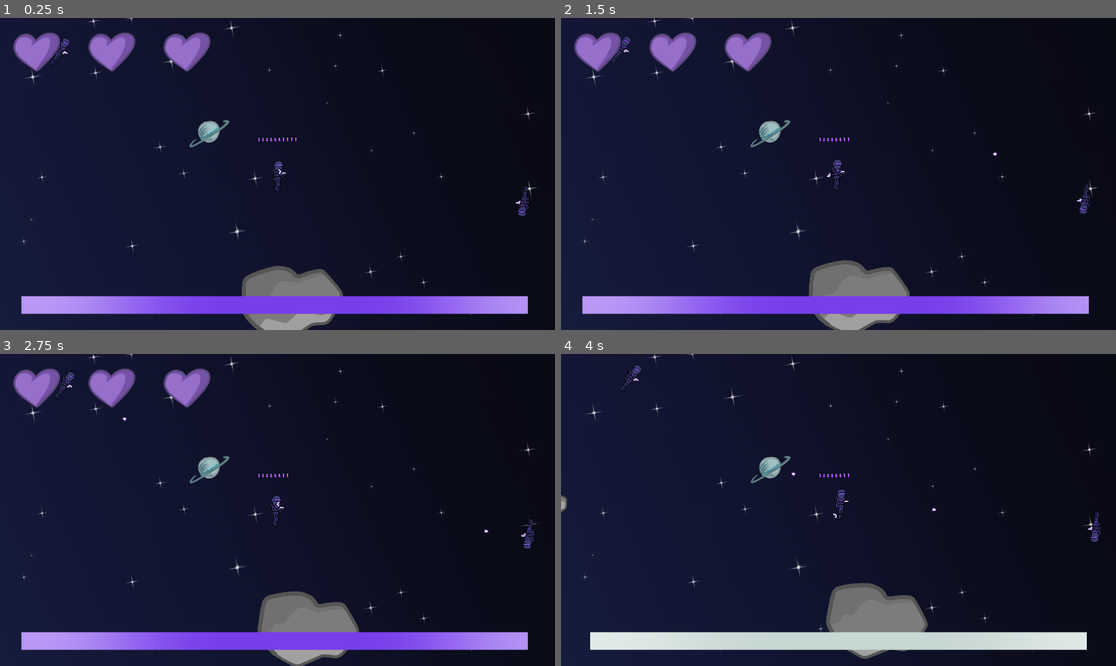
Above: before the commit, frames 1-4 (two rows, left to right).
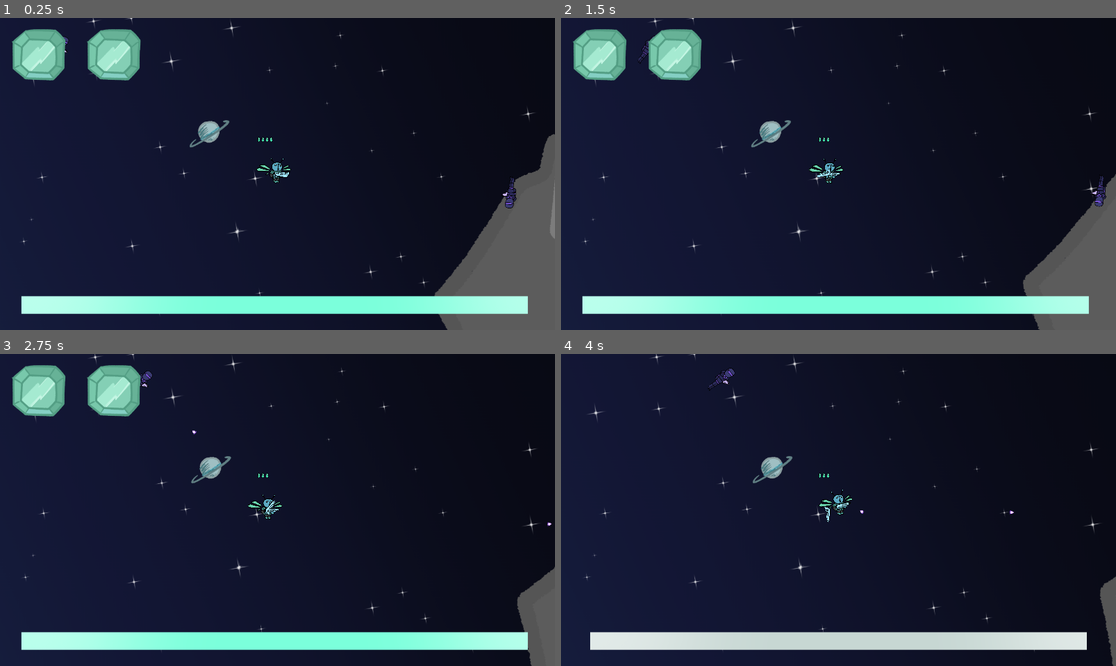
Above: after the commit, the same moments.

Repository: KenanMillet/object-in-motion
Game: Godot game, scene res://Level.tscn
Two runs of this game, one before a commit and one after it. Both use one fixed random seed, a clock stepped at 60 frames per second and the inputs below.
Inputs (mouse positions are in pixels of both pictures, inside the frame that each line leads up to):
- Up to frame 1 (0.25 s): no input
- Up to frame 2 (1.5 s): move the mouse to (960, 158) at 0.52 s; press the mouse at (960, 158) at 0.53 s; move the mouse to (727, 189) at 1.27 s; release the mouse at (727, 189) at 1.28 s; right-click (727, 189) at 1.35 s
- Up to frame 3 (2.75 s): move the mouse to (333, 441) at 2.02 s; tap Middle mouse button (ToggleThrow) at 2.1 s
- Up to frame 4 (4 s): move the mouse to (810, 572) at 2.77 s; click (810, 572) at 2.85 s; move the mouse to (1005, 556) at 3.52 s; hold Right mouse button (Focus) from 3.53 s (still down)

The runs differ from the first frame. In frame 1, 18% of the frame differs, in the area x 2-100%, y 3-100%; in frame 2, 16%; in frame 3, 14%; in frame 4, 4.3%.

Commit message:
Fixed spawning so things do not spawn on top of each other

Diff:
--- a/Asteroid.gd
+++ b/Asteroid.gd
@@ -44,11 +44,13 @@
 var spawnMassScaleFactor: float
 @export_group("")
 
-func setup(direction: Vector2) -> void:
+func setup(direction: Vector2, maxSizeInPixels: float) -> void:
 	spawnDirection = direction.normalized()
 	spawnLinearVelocity = spawnDirection.normalized() * randf_range(linearSpeedMin, linearSpeedMax)
 	spawnAngularVelocity = _calcInitialAngularVelocity(angularSpeedMin, angularSpeedMax, angularSpeedPolarity)
-	spawnScaleFactor = randf_range(scaleFactorMin, scaleFactorMax)
+	var max_scale_factor = minf(scaleFactorMax, maxSizeInPixels/boundingCircle.radius)
+	var min_scale_factor = minf(scaleFactorMin, max_scale_factor)
+	spawnScaleFactor = randf_range(min_scale_factor, max_scale_factor)
 	spawnMassScaleFactor = pow(spawnScaleFactor, 3)
 
 static func minSpawnDist(a: Asteroid, b: Asteroid) -> float:
@@ -67,6 +69,7 @@
 func _ready() -> void:
 	if Engine.is_editor_hint():
 		return
+	collision_layer = CollisionUtil.Layer.walls | CollisionUtil.Layer.spawn_blocking
 	global_rotation = randf_range(0, 2*PI)
 	linear_velocity = spawnLinearVelocity
 	angular_velocity = deg_to_rad(spawnAngularVelocity)
--- a/Bullet.gd
+++ b/Bullet.gd
@@ -13,9 +13,8 @@
 func _ready() -> void:
 	contact_monitor = true
 	max_contacts_reported = 10
-	#collision_layer = 0b0100 # bullets
-	collision_layer = 0b0000 # bullets
-	collision_mask = 0b1111 # guns, bullets, agents, walls
+	collision_layer = CollisionUtil.Layer.bullets
+	collision_mask = CollisionUtil.Layer.objects
 	body_entered.connect(_on_body_entered)
 	if firedFromPlayer == null:
 		await get_tree().create_timer(friendlyFireTimeLimit).timeout
--- /dev/null
+++ b/CollisionUtil.gd
@@ -0,0 +1,22 @@
+class_name CollisionUtil
+
+enum Layer
+{
+	none = 0,
+	walls = 1 << 0,
+	agents = 1 << 1,
+	bullets = 1 << 2,
+	guns = 1 << 3,
+
+	objects = 0xFFFF,
+	spawn_blocking = 1 << 16,
+	spawn_testing = 1 << 17,
+	spawn_tile = 1 << 18
+}
+
+static func testForSpawning(object: CollisionObject2D):
+	var old_collision_layer = object.collision_layer
+	var old_collision_mask = object.collision_mask
+	object.collision_layer = CollisionUtil.Layer.spawn_testing
+	object.collision_mask = CollisionUtil.Layer.spawn_tile
+	return [old_collision_layer, old_collision_mask]
--- a/Gun.gd
+++ b/Gun.gd
@@ -114,8 +114,9 @@
 func _ready() -> void:
 	contact_monitor = true
 	max_contacts_reported = 10
-	collision_layer = 0b1000 # guns
-	collision_mask |= 0b1111 # walls, agents, bullets, guns
+	#collision_layer = CollisionUtil.Layer.guns | CollisionUtil.Layer.spawn_blocking
+	collision_layer = CollisionUtil.Layer.guns
+	collision_mask |= CollisionUtil.Layer.objects
 	if customCenterOfMass != null:
 		center_of_mass_mode = CENTER_OF_MASS_MODE_CUSTOM
 		center_of_mass = customCenterOfMass.position
--- a/InstanceManager.gd
+++ b/InstanceManager.gd
@@ -6,6 +6,10 @@
 @export_group("Spawn Zone Bounds")
 @export var spawnZoneCornerA: Marker2D = null
 @export var spawnZoneCornerB: Marker2D = null
+@export var spawnTile: PackedScene
+@export var spawnTilePadding: Vector2
+@export_range(0, 100, 1, "suffix:Spawn Tiles") var spawnAreaWidth: int = 32
+@export_range(0, 100, 1, "suffix:Spawn Tiles") var spawnAreaHeight: int = 18
 @export_group("")
 
 @export_group("Spawn Table")
@@ -24,7 +28,7 @@
 @export_group("")
 
 @export var players: Array[Player] = []
-@export var playerSpawns: Array[Marker2D] = []
+@export var playerSpawns: Array[SpawnTile] = []
 
 @export var debugAimForSmall: bool = false:
 	get:
@@ -46,6 +50,7 @@
 
 @onready var _spawnZoneTL = _min_bounds(spawnZoneCornerA.global_position, spawnZoneCornerB.global_position)
 @onready var _spawnZoneBR = _max_bounds(spawnZoneCornerA.global_position, spawnZoneCornerB.global_position)
+var _spawnTiles: Array[Array] = []
 var _agentWeightedTable: Array[PackedScene] = []
 var _gunWeightedTable: Array[PackedScene] = []
 var _asteroidWeightedDeck: Array[PackedScene] = []
@@ -89,17 +94,17 @@
 			_gunWeightedTable.pick_random().instantiate()
 		]
 
-func spawnAgent(agent: Agent, pos: Vector2 = _default_spawn_pos(), gun: Gun = null, targetPlayer: Player = players.pick_random()) -> void:
-	agent.global_position = pos
+func spawnAgent(agent: Agent, spawn_tile: SpawnTile, gun: Gun, targetPlayer: Player = players.pick_random()) -> void:
+	spawn_tile.spawn(agent)
 	targetPlayer.control_target_changed.connect(agent._on_player_control_target_changed)
 	agent.add_collision_exception_with(levelBounds)
 	add_child(agent)
 	if gun != null:
-		spawnGun(gun)
+		spawnGun(gun, spawn_tile)
 	agent.holdGun(gun, self)
 
-func spawnGun(gun: Gun, pos: Vector2 = _default_spawn_pos()) -> void:
-	gun.global_position = pos
+func spawnGun(gun: Gun, spawn_tile: SpawnTile) -> void:
+	spawn_tile.spawn(gun)
 	gun.add_collision_exception_with(levelBounds)
 	if !gun.bullet_fired.is_connected(_fire_bullet):
 		gun.bullet_fired.connect(_fire_bullet)
@@ -113,10 +118,10 @@
 	bullet.add_collision_exception_with(levelBounds)
 	add_child(bullet)
 
-func _spawn_player(player: Player, position: Vector2) -> void:
+func _spawn_player(player: Player, spawn_tile: SpawnTile) -> void:
 	var newAgent = player.startingAgent.instantiate()
 	var newGun = player.startingGun.instantiate()
-	spawnAgent(newAgent, position, newGun, player)
+	spawnAgent(newAgent, spawn_tile, newGun, player)
 	player.controlAgent(newAgent, newGun)
 
 func _makeAsteroidWave(direction: Vector2) -> Array[Array]:
@@ -132,7 +137,9 @@
 			row[ast_idx] = _asteroidWeightedDeck[wt_idx].instantiate()
 			wt_idx = (wt_idx + 1) % _asteroidWeightedDeck.size()
 			var asteroid: Asteroid = row[ast_idx]
-			asteroid.setup(direction if asterAngleVariance == 0 else direction.rotated(randf_range(-asterAngleVariance, asterAngleVariance)))
+			asteroid.setup(
+				direction if asterAngleVariance == 0 else direction.rotated(randf_range(-asterAngleVariance, asterAngleVariance)),
+				minf(_spawnTiles[0][0].size.x, _spawnTiles[0][0].size.y))
 			asteroid.add_collision_exception_with(levelBounds)
 		wave[row_idx] = row
 	return wave
@@ -183,27 +190,60 @@
 			wi += 1
 	return weighted
 
+func _setupSpawnTiles() -> void:
+	_spawnTiles.resize(spawnAreaHeight)
+	var spawn_tile_size: Vector2
+	for h in spawnAreaHeight:
+		var spawn_tile_row: Array[SpawnTile]
+		spawn_tile_row.resize(spawnAreaWidth)
+		for w in spawnAreaWidth:
+			var spawn_tile: SpawnTile = spawnTile.instantiate()
+			spawn_tile_size = spawn_tile.size
+			spawn_tile_row[w] = spawn_tile
+		_spawnTiles[h] = spawn_tile_row
+
+	var spawn_area_size = (spawn_tile_size * Vector2(spawnAreaWidth, spawnAreaHeight)) + (spawnTilePadding * Vector2(spawnAreaWidth-1, spawnAreaHeight-1))
+	for h in spawnAreaHeight:
+		for w in spawnAreaWidth:
+			var spawn_tile: SpawnTile = _spawnTiles[h][w]
+			spawn_tile.global_position = ((spawn_tile_size + spawnTilePadding) * Vector2(w, h)) - spawn_area_size/2
+			add_child(spawn_tile)
+
+func _findTilesToSpawnObject(bounding_box: Rect2 = Rect2(0, 0, 0, 0)) -> Array[SpawnTile]:
+	if bounding_box.size < _spawnTiles[0][0].size:
+		return _spawnTiles.reduce(func(a, b): return a + b).filter(func(spawn_tile: SpawnTile): return spawn_tile.can_spawn)
+	return []
+
 func _ready() -> void:
+	_setupSpawnTiles()
+
 	_agentWeightedTable = _makeWeightedTable(agentTable, agentWeights)
 	_gunWeightedTable = _makeWeightedTable(gunTable, agentWeights if forceGunMatchesAgent else gunWeights)
 	_asteroidWeightedDeck = _makeWeightedTable(asteroidTable, asteroidWeights)
 
 	var is_asteroid_covering_agent = func(asteroid: Asteroid, agent: Agent) -> bool:
 		return asteroid.global_position.distance_to(agent.global_position) < asteroid.boundingCircle.radius * asteroid.spawnScaleFactor
+
+	var tiles: Array[SpawnTile] = _findTilesToSpawnObject()
+	tiles.shuffle()
 
 	var aster_wave: Array[Asteroid] = spawnAsteroidWave(Vector2.RIGHT.rotated(randf_range(0, 2*PI)), 0)
 	var aster_mid_point: Vector2 = (aster_wave[0].global_position + aster_wave[-1].global_position)/2
 	for asteroid: Asteroid in aster_wave:
 		asteroid.global_position -= aster_mid_point
 
+	for i in min(tiles.size(), aster_wave.size()):
+		tiles[i].spawn(aster_wave[i])
+
 	var asteroids_covering_agents = {}
 
-	for i in enemiesToSpawn:
+	for i in min(max(tiles.size()-aster_wave.size(), 0), enemiesToSpawn):
 		var agent_and_gun = _randomAgentAndGun()
-		spawnAgent(agent_and_gun[0], _randomSpawnLocation(), agent_and_gun[1])
+		spawnAgent(agent_and_gun[0], tiles[i], agent_and_gun[1])
 		for asteroid: Asteroid in aster_wave:
 			if is_asteroid_covering_agent.call(asteroid, agent_and_gun[0]):
 				asteroids_covering_agents[asteroid] = asteroid
+
 
 	assert(playerSpawns.size() >= players.size(), "There must be at least as many possible player spawns as there are players!")
 	for player in players:
@@ -211,7 +251,7 @@
 	playerSpawns.shuffle()
 	for i in players.size():
 		var player: Player = players[i]
-		_spawn_player(player, playerSpawns[i].global_position)
+		_spawn_player(player, playerSpawns[i])
 		for asteroid: Asteroid in aster_wave:
 			if is_asteroid_covering_agent.call(asteroid, player.agent):
 				asteroids_covering_agents[asteroid] = asteroid
--- a/Level.tscn
+++ b/Level.tscn
@@ -1,10 +1,11 @@
-[gd_scene load_steps=15 format=3 uid="uid://cbn4yp7nnbr40"]
+[gd_scene load_steps=17 format=3 uid="uid://cbn4yp7nnbr40"]
 
 [ext_resource type="Script" path="res://DebugCanvas.gd" id="1_anh4p"]
 [ext_resource type="Script" path="res://InstanceManager.gd" id="1_fo1qu"]
 [ext_resource type="PackedScene" uid="uid://eli52larnpyd" path="res://Player.tscn" id="2_48rs6"]
 [ext_resource type="PackedScene" uid="uid://b07rv0ofpm43a" path="res://Background_1.tscn" id="3_2nl6q"]
 [ext_resource type="PackedScene" uid="uid://rl71eoe3h2qx" path="res://AgentStarting.tscn" id="3_yqvf8"]
+[ext_resource type="PackedScene" uid="uid://dl0487ci1hje0" path="res://SpawnTile.tscn" id="4_2dvr4"]
 [ext_resource type="PackedScene" uid="uid://bcxr0fypsonrd" path="res://AgentMedium.tscn" id="4_3dgf3"]
 [ext_resource type="PackedScene" uid="uid://dxlvnghp7s5iy" path="res://GunPistol.tscn" id="4_o8hum"]
 [ext_resource type="PackedScene" uid="uid://dps1u886grvy8" path="res://AgentSmall.tscn" id="5_j57wm"]
@@ -13,6 +14,7 @@
 [ext_resource type="PackedScene" uid="uid://djlohye7cxcoe" path="res://Asteroid_1.tscn" id="10_5atcg"]
 [ext_resource type="PackedScene" uid="uid://duqrik1wx1bko" path="res://Asteroid_2.tscn" id="11_ttuxb"]
 [ext_resource type="PackedScene" uid="uid://dvvrl5sami12e" path="res://Asteroid_3.tscn" id="12_gtp6l"]
+[ext_resource type="Script" path="res://SpawnTile.gd" id="14_84s6t"]
 
 [sub_resource type="WorldBoundaryShape2D" id="WorldBoundaryShape2D_u2hhs"]
 
@@ -29,6 +31,7 @@
 defaultSpawnLoc = NodePath("Default Spawn Location")
 spawnZoneCornerA = NodePath("Spawn Bounds A")
 spawnZoneCornerB = NodePath("Spawn Bounds B")
+spawnTile = ExtResource("4_2dvr4")
 enemiesToSpawn = 4
 agentTable = Array[PackedScene]([ExtResource("3_yqvf8"), ExtResource("4_3dgf3"), ExtResource("5_j57wm")])
 agentWeights = Array[int]([1, 1, 1])
@@ -49,8 +52,14 @@
 [node name="Spawn Bounds B" type="Marker2D" parent="Instance Manager"]
 position = Vector2(6000, 3500)
 
-[node name="Player Spawn 1" type="Marker2D" parent="Instance Manager"]
-position = Vector2(10, 12)
+[node name="Player Spawn 1" type="Area2D" parent="Instance Manager"]
+position = Vector2(-10, -10)
+collision_layer = 262144
+collision_mask = 196608
+monitorable = false
+script = ExtResource("14_84s6t")
+size = Vector2(20, 20)
+spawn_on_screen = false
 
 [node name="Player" parent="." instance=ExtResource("2_48rs6")]
 
--- a/Player.tscn
+++ b/Player.tscn
@@ -1,14 +1,14 @@
 [gd_scene load_steps=5 format=3 uid="uid://eli52larnpyd"]
 
 [ext_resource type="Script" path="res://Player.gd" id="1_8uice"]
-[ext_resource type="PackedScene" uid="uid://rl71eoe3h2qx" path="res://AgentStarting.tscn" id="2_hj332"]
-[ext_resource type="PackedScene" uid="uid://dxlvnghp7s5iy" path="res://GunPistol.tscn" id="3_sv8b6"]
+[ext_resource type="PackedScene" uid="uid://dps1u886grvy8" path="res://AgentSmall.tscn" id="2_3vwij"]
+[ext_resource type="PackedScene" uid="uid://dhdueamxhb7yf" path="res://GunShotgun.tscn" id="3_8ac62"]
 [ext_resource type="PackedScene" uid="uid://ddjmlwnyldf4a" path="res://hud.tscn" id="4_ns5kd"]
 
 [node name="Player" type="Node" node_paths=PackedStringArray("camera", "cameraMount", "cursorPos")]
 script = ExtResource("1_8uice")
-startingAgent = ExtResource("2_hj332")
-startingGun = ExtResource("3_sv8b6")
+startingAgent = ExtResource("2_3vwij")
+startingGun = ExtResource("3_8ac62")
 camera = NodePath("CameraMount/Camera2D")
 cameraMount = NodePath("CameraMount")
 cursorPos = NodePath("CursorPos")
--- /dev/null
+++ b/SpawnTile.gd
@@ -0,0 +1,186 @@
+@tool
+class_name SpawnTile
+extends Area2D
+
+signal blocker_entered(blocker: Node2D)
+signal blocker_exited(blocker: Node2D)
+signal test_blocker_entered(blocker: Node2D)
+signal test_blocker_exited(blocker: Node2D)
+
+var _collider: CollisionShape2D = CollisionShape2D.new()
+var _visible_checker: VisibleOnScreenNotifier2D = VisibleOnScreenNotifier2D.new()
+
+var _shape: RectangleShape2D:
+	get:
+		if _collider.shape == null:
+			_collider.shape = RectangleShape2D.new()
+		return _collider.shape
+
+@export var size: Vector2 = Vector2(100, 100):
+	get:
+		return _shape.size
+	set(value):
+		_shape.size = value
+		_collider.position = value/2
+		visor_padding = visor_padding
+
+enum VisCheckPaddingType
+{
+	PIXELS,
+	SIZE_RATIO
+}
+
+@export var spawn_on_screen: bool = true:
+	get:
+		return _visible_checker.process_mode == Node.PROCESS_MODE_DISABLED
+	set(value):
+		_visible_checker.process_mode = Node.PROCESS_MODE_DISABLED if value else Node.PROCESS_MODE_INHERIT
+
+@export var visor_padding_type: VisCheckPaddingType = VisCheckPaddingType.SIZE_RATIO:
+	get:
+		return visor_padding_type
+	set(value):
+		visor_padding_type = value
+		visor_padding = visor_padding * (Vector2.ONE if !Engine.is_editor_hint() else (Vector2.ONE/size if value == VisCheckPaddingType.SIZE_RATIO else size))
+
+
+@export var visor_padding: Vector2 = Vector2(0.5, 0.5):
+	get:
+		return visor_padding
+	set(value):
+		visor_padding = value
+		var padding_px: Vector2 = value
+		if visor_padding_type == VisCheckPaddingType.SIZE_RATIO:
+			padding_px *= size
+		_visible_checker.rect = Rect2(-padding_px, size + 2*padding_px)
+		if Engine.is_editor_hint():
+			queue_redraw()
+		if _visible_checker.rect.size.x * _visible_checker.rect.size.y == 0:
+			spawn_on_screen = true
+
+func _queue_redraw_on_can_spawn_change(body: Node2D=null) -> void:
+	if body is CollisionObject2D && body.collision_layer & CollisionUtil.Layer.spawn_testing == CollisionUtil.Layer.spawn_testing:
+		return
+	queue_redraw()
+
+func _update_debug_draw() -> void:
+	if Engine.is_editor_hint():
+		queue_redraw()
+	else:
+		if debug_can_spawn || debug_cannot_spawn:
+			if !_visible_checker.screen_entered.is_connected(_queue_redraw_on_can_spawn_change):
+				_visible_checker.screen_entered.connect(_queue_redraw_on_can_spawn_change)
+			if !_visible_checker.screen_exited.is_connected(_queue_redraw_on_can_spawn_change):
+				_visible_checker.screen_exited.connect(_queue_redraw_on_can_spawn_change)
+			if !body_entered.is_connected(_queue_redraw_on_can_spawn_change):
+				body_entered.connect(_queue_redraw_on_can_spawn_change)
+			if !body_exited.is_connected(_queue_redraw_on_can_spawn_change):
+				body_exited.connect(_queue_redraw_on_can_spawn_change)
+		else:
+			if _visible_checker.screen_entered.is_connected(_queue_redraw_on_can_spawn_change):
+				_visible_checker.screen_entered.disconnect(_queue_redraw_on_can_spawn_change)
+			if _visible_checker.screen_exited.is_connected(_queue_redraw_on_can_spawn_change):
+				_visible_checker.screen_exited.disconnect(_queue_redraw_on_can_spawn_change)
+			if body_entered.is_connected(_queue_redraw_on_can_spawn_change):
+				body_entered.disconnect(_queue_redraw_on_can_spawn_change)
+			if body_exited.is_connected(_queue_redraw_on_can_spawn_change):
+				body_exited.disconnect(_queue_redraw_on_can_spawn_change)
+
+@export var debug_can_spawn: bool = false:
+	get:
+		return debug_can_spawn
+	set(value):
+		debug_can_spawn = value
+		_update_debug_draw()
+
+@export var debug_cannot_spawn: bool = false:
+	get:
+		return debug_cannot_spawn
+	set(value):
+		debug_cannot_spawn = value
+		_update_debug_draw()
+
+@export var tile_debug_color: Color = Color(Color.AQUA, 0.5):
+	get:
+		return tile_debug_color
+	set(value):
+		tile_debug_color = value
+		if Engine.is_editor_hint():
+			queue_redraw()
+@export var visor_debug_color: Color = Color(Color.VIOLET, 0.5):
+	get:
+		return visor_debug_color
+	set(value):
+		visor_debug_color = value
+		if Engine.is_editor_hint():
+			queue_redraw()
+
+func spawn(object: Node2D) -> void:
+	object.global_position = center
+	body_entered.emit(object)
+
+var _spawn_blockers = {}
+
+var can_spawn: bool:
+	get:
+		return _spawn_blockers.is_empty() && (spawn_on_screen || !_visible_checker.is_on_screen())
+
+var spawn_blocker_count: int:
+	get:
+		return _spawn_blockers.size()
+
+var spawn_blockers: Array:
+	get:
+		return _spawn_blockers.keys()
+
+var center: Vector2:
+	get:
+		return global_position + size/2
+
+# Called when the node enters the scene tree for the first time.
+func _ready() -> void:
+	_collider.visible = !Engine.is_editor_hint()
+	_visible_checker.visible = !Engine.is_editor_hint()
+	add_child(_collider)
+	add_child(_visible_checker)
+	collision_layer = CollisionUtil.Layer.spawn_tile
+	collision_mask = CollisionUtil.Layer.spawn_blocking | CollisionUtil.Layer.spawn_testing
+	monitoring = true
+	monitorable = false
+	body_entered.connect(func(body: Node2D):
+		if body is CollisionObject2D && body.collision_layer & CollisionUtil.Layer.spawn_testing == CollisionUtil.Layer.spawn_testing:
+			test_blocker_entered.emit(body)
+		else:
+			_spawn_blockers[body] = body
+			blocker_entered.emit(body))
+	body_exited.connect(func(body: Node2D):
+		if body is CollisionObject2D && body.collision_layer & CollisionUtil.Layer.spawn_testing == CollisionUtil.Layer.spawn_testing:
+			test_blocker_exited.emit(body)
+		else:
+			_spawn_blockers.erase(body)
+			blocker_exited.emit(body))
+
+# Called every frame. 'delta' is the elapsed time since the previous frame.
+func _process(_delta: float) -> void:
+	pass
+
+func _draw() -> void:
+	if Engine.is_editor_hint():
+		if visor_debug_color != null:
+			if !debug_can_spawn || debug_cannot_spawn:
+				draw_rect(_visible_checker.rect, visor_debug_color, true)
+			draw_rect(_visible_checker.rect, Color(visor_debug_color, 1), false)
+		if tile_debug_color != null:
+			if !debug_can_spawn || debug_cannot_spawn:
+				draw_rect(Rect2(Vector2.ZERO, size), tile_debug_color, true)
+			draw_rect(Rect2(Vector2.ZERO, size), Color(tile_debug_color, 1), false)
+	else:
+		if debug_can_spawn && can_spawn:
+			if !spawn_on_screen:
+				draw_rect(_visible_checker.rect, Color(visor_debug_color, 1), false)
+			draw_rect(Rect2(Vector2.ZERO, size), Color(tile_debug_color, 1), false)
+		elif debug_cannot_spawn:
+			if !spawn_on_screen && _visible_checker.is_on_screen():
+				draw_rect(_visible_checker.rect, visor_debug_color)
+			if !_spawn_blockers.is_empty():
+				draw_rect(Rect2(Vector2.ZERO, size), tile_debug_color)
--- /dev/null
+++ b/SpawnTile.tscn
@@ -0,0 +1,12 @@
+[gd_scene load_steps=2 format=3 uid="uid://dl0487ci1hje0"]
+
+[ext_resource type="Script" path="res://SpawnTile.gd" id="1_uetei"]
+
+[node name="SpawnTile" type="Area2D"]
+collision_layer = 0
+collision_mask = 65536
+monitorable = false
+script = ExtResource("1_uetei")
+size = Vector2(500, 500)
+spawn_on_screen = false
+debug_can_spawn = true
--- a/agent.gd
+++ b/agent.gd
@@ -129,8 +129,8 @@
 
 # Called when the node enters the scene tree for the first time.
 func _ready() -> void:
-	collision_layer = 0b0010 # agents
-	collision_mask |= 0b1111 # walls, agents, bullets, guns
+	collision_layer = CollisionUtil.Layer.agents | CollisionUtil.Layer.spawn_blocking
+	collision_mask |= CollisionUtil.Layer.objects
 	enemyHitbox.set_deferred("disabled", false)
 	playerHitbox.set_deferred("disabled", true)
 
--- a/project.godot
+++ b/project.godot
@@ -82,6 +82,9 @@
 2d_physics/layer_2="agents"
 2d_physics/layer_3="bullets"
 2d_physics/layer_4="guns"
+2d_physics/layer_17="spawn_blocking"
+2d_physics/layer_18="spawn_testing"
+2d_physics/layer_19="spawn_tile"
 
 [rendering]
 
